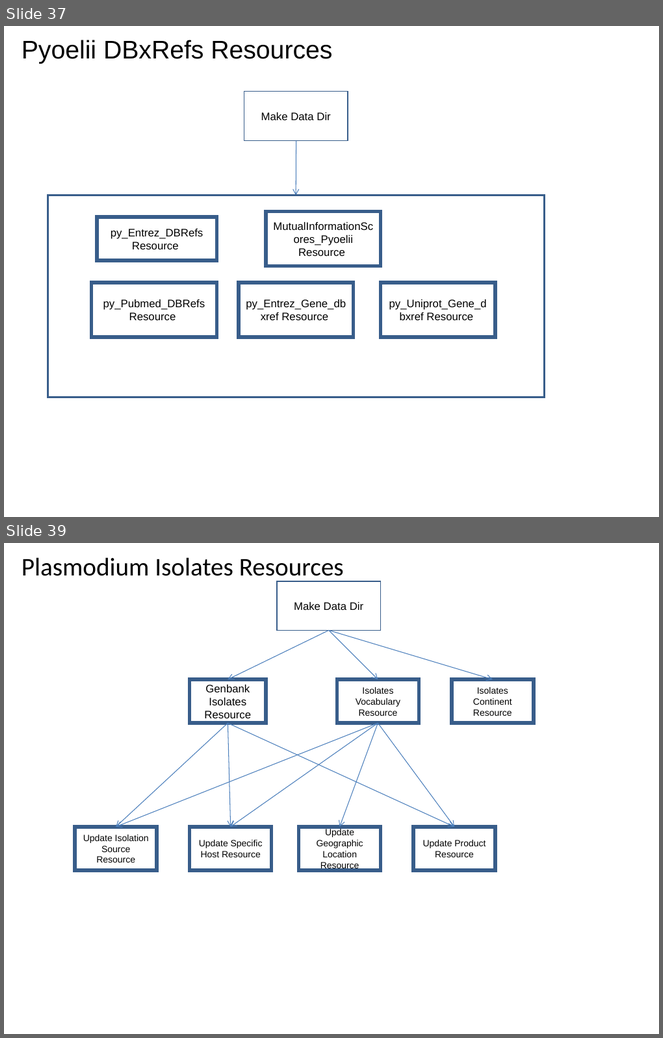
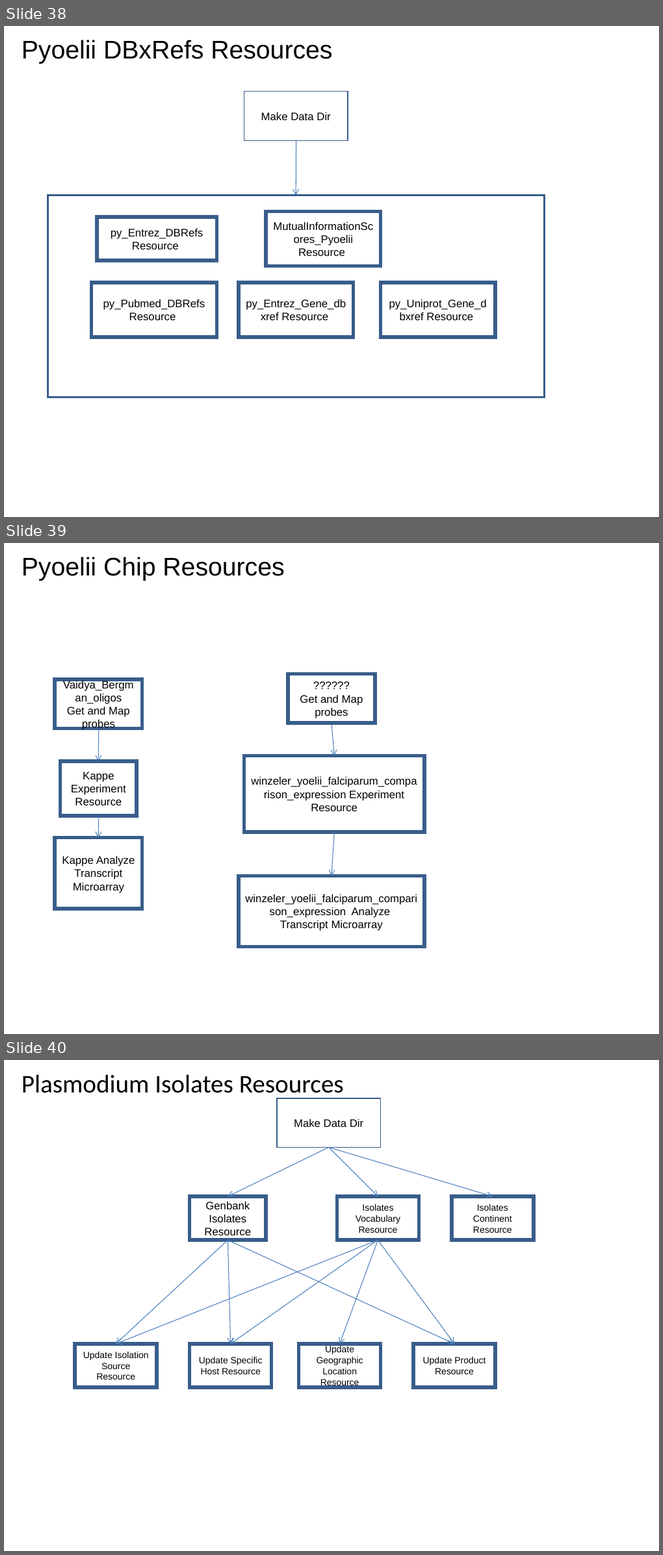
Before and after one commit to VEuPathDB/ApiCommonWorkflow, a slide deck: Main/doc/IntegratedWorkflow.ppt. Shown one above the other, each under a label of ours: slides 37 and 39 before the commit, slides 38, 39 and 40 after it; the slides between them are not shown. The pictures are 663x1038 and 663x1555 pixels, drawn with LibreOffice and Linux fonts; fonts in the diff are those of the drawing. Boxes give left, top, right and bottom in pixels: in the first picture for what was removed or moved away, otherwise in the second. Text is boxed around its words. In the diff, an @@ line names an element or a change of style, - is before the commit and + after.

Commit message:
edit chip resources

```diff
--- a/Main/doc/IntegratedWorkflow.ppt
+++ b/Main/doc/IntegratedWorkflow.ppt
@@ slide 39 added at box(4, 543, 659, 1034), background #FFFFFF @@
@@ title added at box(22, 557, 284, 581), 28 pt, text #000000 @@
+Pyoelii Chip Resources
@@ rectangle added at box(287, 674, 375, 723), outline #385D8A 4 pt, 12 pt, text #000000 @@
+??????
+Get and Map probes
@@ rectangle added at box(55, 679, 142, 728), outline #385D8A 4 pt, 12 pt, text #000000 @@
+Vaidya_Bergman_oligos
+Get and Map probes
@@ arrow added from (98, 729) to (98, 762), #4A7EBB 0.74 pt @@
@@ arrow added from (332, 723) to (334, 756), #4A7EBB 0.74 pt @@
@@ rectangle added at box(244, 756, 425, 833), outline #385D8A 4 pt, 12 pt, text #000000 @@
+winzeler_yoelii_falciparum_comparison_expression Experiment
+Resource
@@ rectangle added at box(61, 761, 137, 815), outline #385D8A 4 pt, 12 pt, text #000000 @@
+Kappe Experiment
+Resource
@@ arrow added from (98, 816) to (98, 838), #4A7EBB 0.74 pt @@
@@ arrow added from (334, 833) to (332, 876), #4A7EBB 0.74 pt @@
@@ rectangle added at box(55, 838, 142, 908), outline #385D8A 4 pt, 12 pt, text #000000 @@
+Kappe Analyze
+Transcript Microarray
@@ rectangle added at box(239, 876, 424, 947), outline #385D8A 4 pt, 12 pt, text #000000 @@
+winzeler_yoelii_falciparum_comparison_expression Analyze
+Transcript Microarray
@@ what was slide 37 is now slide 38 @@
@@ what was slide 39 is now slide 40 @@
```
Also in this commit, not shown: 1 slide changed, 3 other slides added, 3 slides removed.
